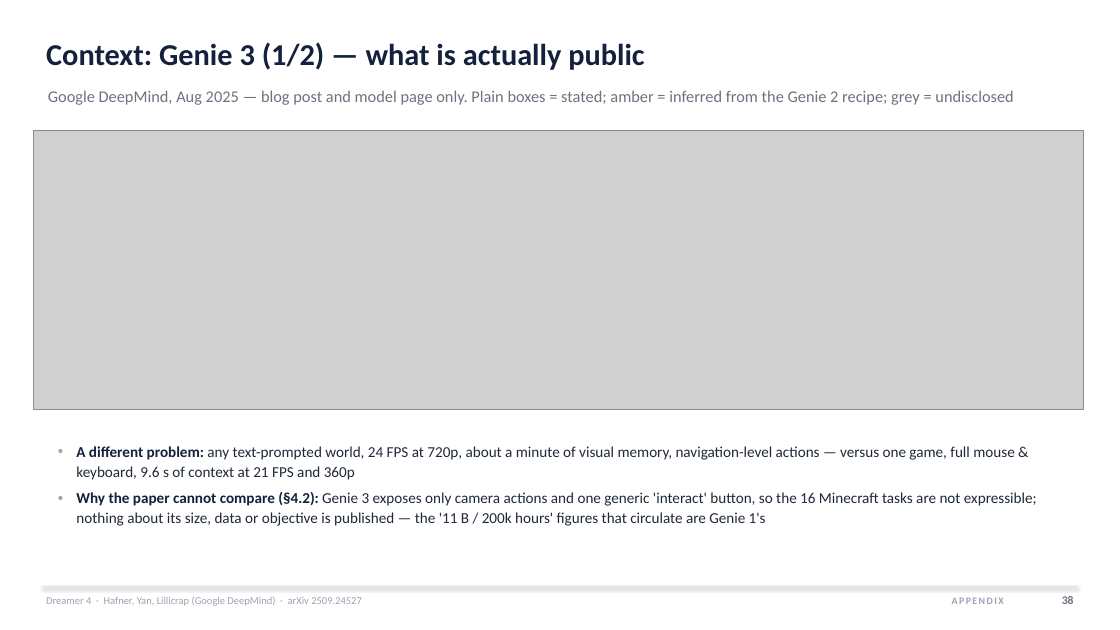
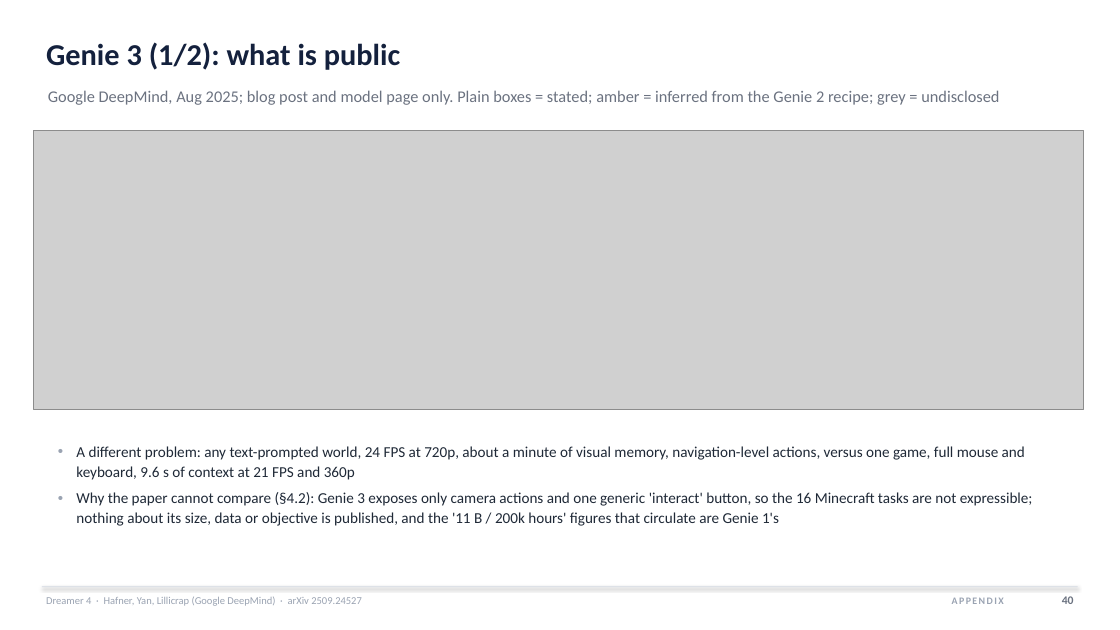
Before and after one commit to HarmannBitte/Dreamer-4, a slide deck: slide 40 of presentation/Dreamer4_Final.pptx (slide 38 before the commit). Drawn at 1120x630 pixels with LibreOffice and Linux fonts; fonts in the diff are those of the drawing; grey boxes stand for pictures. Boxes give left, top, right and bottom in pixels: in the first picture for what was removed or moved away, otherwise in the second. Text is boxed around its words. In the diff, an @@ line names an element or a change of style, - is before the commit and + after.

Commit message:
Humanizer text pass over both decks (blader/humanizer v3); new slides: Algorithm 1 in full (eqs. 5-11); deep dive v7 (52 slides), final talk v2 (45 slides); v6 + final v1 renders archived in versions/

```diff
--- a/presentation/Dreamer4_Final.pptx
+++ b/presentation/Dreamer4_Final.pptx
@@ text at (x1=46, y1=42, x2=400, y2=70): text changed @@
-Context: Genie 3 (1/2) — what is actually public
+Genie 3 (1/2): what is public
@@ text at (x1=48, y1=90, x2=999, y2=105): text changed @@
-Google DeepMind, Aug 2025 — blog post and model page only. Plain boxes = stated; amber = inferred from the Genie 2 recipe; grey = undisclosed
+Google DeepMind, Aug 2025; blog post and model page only. Plain boxes = stated; amber = inferred from the Genie 2 recipe; grey = undisclosed
@@ text at (x1=76, y1=446, x2=1033, y2=526): text changed @@
-• A different problem: any text-prompted world, 24 FPS at 720p, about a minute of visual memory, navigation-level actions — versus one game, full mouse & keyboard, 9.6 s of context at 21 FPS and 360p
-• Why the paper cannot compare (§4.2): Genie 3 exposes only camera actions and one generic 'interact' button, so the 16 Minecraft tasks are not expressible; nothing about its size, data or objective is published — the '11 B / 200k hours' figures that circulate are Genie 1's
+• A different problem: any text-prompted world, 24 FPS at 720p, about a minute of visual memory, navigation-level actions, versus one game, full mouse and keyboard, 9.6 s of context at 21 FPS and 360p
+• Why the paper cannot compare (§4.2): Genie 3 exposes only camera actions and one generic 'interact' button, so the 16 Minecraft tasks are not expressible; nothing about its size, data or objective is published, and the '11 B / 200k hours' figures that circulate are Genie 1's
@@ text at (x1=1062, y1=596, x2=1074, y2=604): text changed @@
-38
+40
```
Also in this commit, not shown: 37 other slides changed, 2 slides added, 18 other files.
